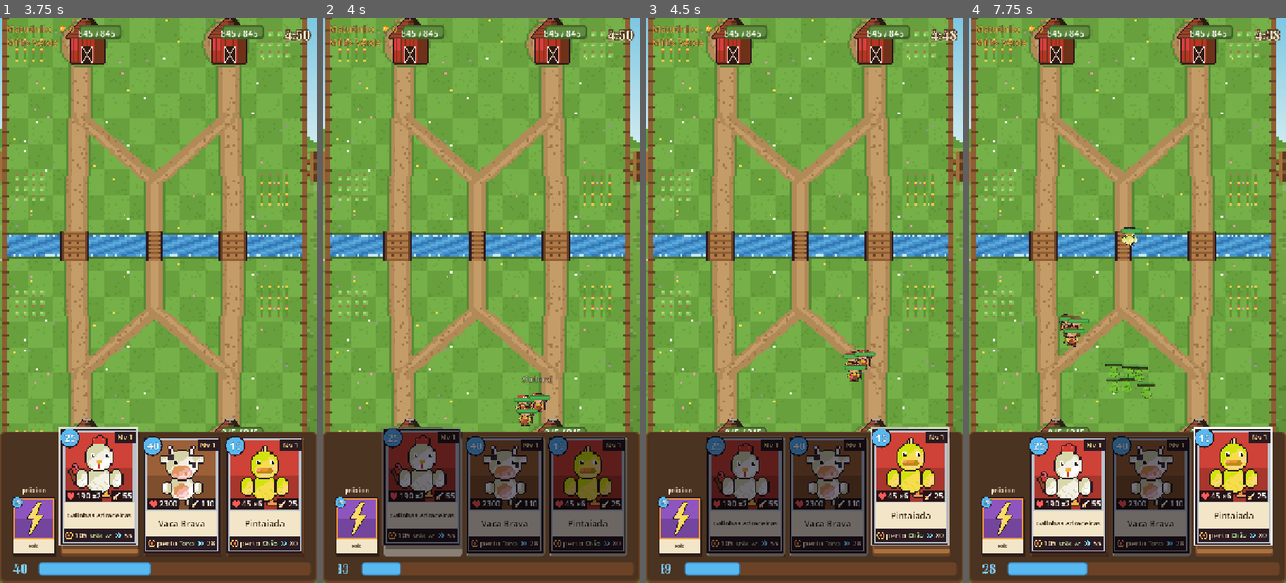
Above: before the commit, frames 1-4 (left to right).
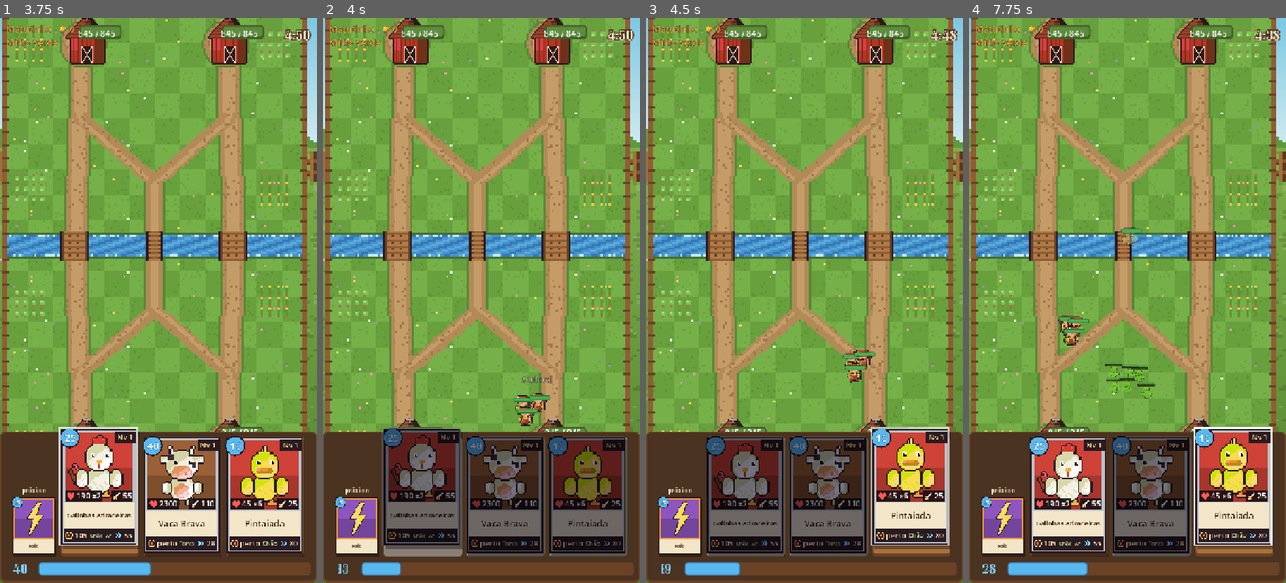
Above: after the commit, the same moments.

Repository: Generadevde/farmarena
Game: Godot game, scene res://ci/battle_test.tscn
Two runs of this game, one before a commit and one after it. Both use one fixed random seed, a clock stepped at 60 frames per second and the inputs below. This scene is started directly instead of the project's main scene. The engine's default icon, where the game draws it, is replaced by a stand-in: a white triangle on a blue panel in a dark square.
Inputs (mouse positions are in pixels of both pictures, inside the frame that each line leads up to):
- Up to frame 1 (3.75 s): tap Enter at 0.5 s; move the mouse to (228, 272) at 0.52 s; click (228, 272) at 0.67 s; drag from (34, 526) to (88, 453) at 1.27 s; click "Pintaiada" at 2 s; click "Galinhas Atiradeiras" at 2.75 s; click "Galinhas Atiradeiras" at 3.5 s
- Up to frame 2 (4 s): no input
- Up to frame 3 (4.5 s): click "Pintaiada" at 4.25 s
- Up to frame 4 (7.75 s): click "Galinhas Atiradeiras" at 5 s; click "Pintaiada" at 5.75 s; move the mouse to (1070, 498) at 6.52 s; click (1070, 498) at 6.67 s; drag from (1152, 498) to (1127, 379) at 7.27 s

Frame 1 is identical in both runs. In frame 2, less than 0.1% of the frame differs, in the area x 60-66%, y 66-73%; in frame 3, less than 0.1%; in frame 4, 0.2%, in the area x 28-54%, y 37-59%.

Commit message:
Assombração deixava de ser imune só no papel (ficava imortal); furtivo aparece depois do 1º golpe; unidade intocável/furtiva fica transparente; varredura: nenhuma carta pode ser imortal
Co-Authored-By: Claude Fable 5.2 <noreply@anthropic.com>
Claude-Session: https://claude.ai/code/session_01F2c9wwKpd4XWAaAeM55Dzi

Diff:
--- a/Scripts/unit_base.gd
+++ b/Scripts/unit_base.gd
@@ -234,7 +234,10 @@
 
 func _process(delta):
 	var sprite: Sprite2D = $Sprite2D
-	var moving = velocity.length() > 4.0 and stats.unit_type != UnitData.UnitType.BUILDING
+	var moving = _really_moving and velocity.length() > 4.0 and stats.unit_type != UnitData.UnitType.BUILDING
+	# dá pra VER o estado: intocável/furtiva fica transparente; sólida quando dá pra bater nela
+	var ghostly = (stats.immune_while_moving and _really_moving) or (stats.can_stealth and !_has_attacked_before)
+	sprite.self_modulate.a = lerpf(sprite.self_modulate.a, 0.4 if ghostly else 1.0, minf(1.0, delta * 10.0))
 	var pos = _sprite_home
 	var rot = 0.0
 	if _is_air_visual:
@@ -270,9 +273,25 @@
 	$CollisionShape2D.scale *= stats.unit_scale
 
 
+# "andando de verdade" = a posição mudou neste quadro. NÃO dá pra usar a
+# velocidade: quando a unidade para pra atacar, a velocidade antiga fica
+# guardada -- era por isso que a Assombração ficava imune pra sempre.
+var _prev_pos := Vector2.ZERO
+var _really_moving := false
+var _still_frames := 0
+
+
 func _physics_process(delta):
 	if is_preview:
 		return
+	if global_position.distance_squared_to(_prev_pos) > 0.02:
+		_really_moving = true
+		_still_frames = 0
+	else:
+		_still_frames += 1
+		if _still_frames >= 3:  # 3 quadros parada = parou mesmo (não é só um tranco)
+			_really_moving = false
+	_prev_pos = global_position
 
 	_process_poison(delta)
 	_update_status_modulate()
@@ -1240,7 +1259,9 @@
 
 	# invisibilidade: só é um alvo válido se eu estiver perto o bastante
 	# pra "revelar" ela
-	if "stats" in body and body.stats != null and body.stats.can_stealth:
+	# ... e só ATÉ ela dar o primeiro golpe: depois que atacou, apareceu pra todo mundo
+	# (antes continuava invisível pra sempre pra quem estava longe, tipo atirador)
+	if "stats" in body and body.stats != null and body.stats.can_stealth and !body._has_attacked_before:
 		var dist = global_position.distance_to(body.global_position)
 		if dist > body.stats.stealth_reveal_range:
 			return false
@@ -1323,7 +1344,7 @@
 		return
 
 	# imune enquanto se movendo -- só fica vulnerável de verdade parada
-	if stats.immune_while_moving and velocity.length() > 1.0:
+	if stats.immune_while_moving and _really_moving:
 		return
 
 	if amount > 0:
--- a/ci/battle_test.gd
+++ b/ci/battle_test.gd
@@ -820,6 +820,13 @@
 	guard.stats.move_speed = 0.0
 	await get_tree().create_timer(0.3).timeout
 	_check("furtivo", !guard._is_valid_enemy(pato), "inimigo a 110px enxerga? %s" % str(guard._is_valid_enemy(pato)))
+	# ... de perto enxerga, e depois do primeiro golpe todo mundo enxerga
+	pato.global_position = guard.global_position + Vector2(0, 30)
+	var near_sees = guard._is_valid_enemy(pato)
+	await get_tree().create_timer(4.0).timeout
+	var far_guard = (await _put("molecada", E, mid + Vector2(0, -230)))[0]
+	var seen_after = is_instance_valid(pato) and far_guard._is_valid_enemy(pato)
+	_check("furtivo aparece de perto e depois de atacar", near_sees and (seen_after or !is_instance_valid(pato)), "de perto? %s | de longe depois do golpe? %s" % [str(near_sees), str(seen_after) if is_instance_valid(pato) else "já morreu"])
 
 	# fúria de entrada do Galo Rei
 	await _wipe()
@@ -930,6 +937,26 @@
 	var moving = g.velocity.length() > 1.0
 	g.take_damage(50)
 	_check("imune andando", moving and g.current_hp == ghp, "andando? %s vida %d -> %d" % [str(moving), int(ghp), int(g.current_hp)])
+	# ... e o contrário: parada atacando, tem que APANHAR (era aqui o defeito: ficava imortal)
+	await _wipe()
+	d = await _dummy(E, mid + Vector2(0, -36))
+	ghosts = await _put("assombracao", P, mid)
+	await get_tree().create_timer(3.0).timeout
+	var stopped = ghosts.filter(func(x): return is_instance_valid(x) and !x._really_moving)
+	var hurt_ok = false
+	if !stopped.is_empty():
+		var hp_b = stopped[0].current_hp
+		stopped[0].take_damage(30)
+		hurt_ok = stopped[0].current_hp < hp_b
+	_check("assombração apanha quando para pra atacar", hurt_ok, "%d de %d paradas atacando; levou dano? %s" % [stopped.size(), ghosts.size(), str(hurt_ok)])
+	# e morre de verdade pra uma tropa comum
+	await _wipe()
+	ghosts = await _put("assombracao", P, mid)
+	for n in 2:
+		await _put("peao_forcado", E, mid + Vector2(-20 + n * 40, -50))
+	await get_tree().create_timer(12.0).timeout
+	var alive_ghosts = ghosts.filter(func(x): return is_instance_valid(x) and !x.is_queued_for_deletion()).size()
+	_check("assombração morre em combate", alive_ghosts < 4, "%d de 4 vivas depois de 12s contra 2 peões" % alive_ghosts)
 
 	# robô: onda de choque ao entrar
 	await _wipe()
@@ -979,6 +1006,11 @@
 	boi.take_damage(999999)
 	await get_tree().process_frame
 	_check("ressuscita uma vez", is_instance_valid(boi) and !boi.is_queued_for_deletion() and boi.current_hp > 0, "vida depois: %d" % (int(boi.current_hp) if is_instance_valid(boi) else -1))
+	await get_tree().create_timer(1.5).timeout
+	if is_instance_valid(boi):
+		boi.take_damage(999999)
+	await get_tree().create_timer(0.3).timeout
+	_check("na segunda morte, morre", !is_instance_valid(boi) or boi.is_queued_for_deletion(), "ainda em campo? %s" % str(is_instance_valid(boi) and !boi.is_queued_for_deletion()))
 
 	# caramelo: dano sobe no mesmo alvo
 	await _wipe()
@@ -1089,6 +1121,30 @@
 		await _put("cavalo_coiceiro", P, tower_pos + Vector2(0, 160 + n * 20))
 	await get_tree().create_timer(8.0).timeout
 	_check("torre não sai do lugar com investida", e_tower.global_position.distance_to(tower_pos) < 0.5, "moveu %.1fpx" % e_tower.global_position.distance_to(tower_pos))
+	var immortal: Array = []
+	for c in Catalogo.cards() + Catalogo.tokens():
+		if c.is_spell():
+			continue
+		await _wipe()
+		var squad = await _put(c.resource_path.get_file().get_basename(), P, mid)
+		if squad.is_empty():
+			continue
+		var subject = squad[0]
+		var foes2: Array = []
+		for n in 3:  # 3 atiradores inimigos que acertam chão e ar
+			var shooter = (await _put("molecada", E, mid + Vector2(-40 + n * 40, -95)))[0]
+			foes2.append(shooter)
+		var full = 0.0
+		for x in squad:
+			full += x.current_hp
+		await get_tree().create_timer(7.0).timeout
+		var left = 0.0
+		for x in squad:
+			if is_instance_valid(x) and !x.is_queued_for_deletion():
+				left += x.current_hp
+		if left >= full:
+			immortal.append(c.card_name)
+	_check("nenhuma carta é imortal (7s sob tiro de 9 moleques)", immortal.is_empty(), "sem perder vida: %s" % str(immortal))
 	print("RESULTADO habilidades OK (", _aud_ok.size(), "): ", _aud_ok)
 	print("RESULTADO habilidades COM PROBLEMA (", _aud_bad.size(), "): ", _aud_bad)
 
